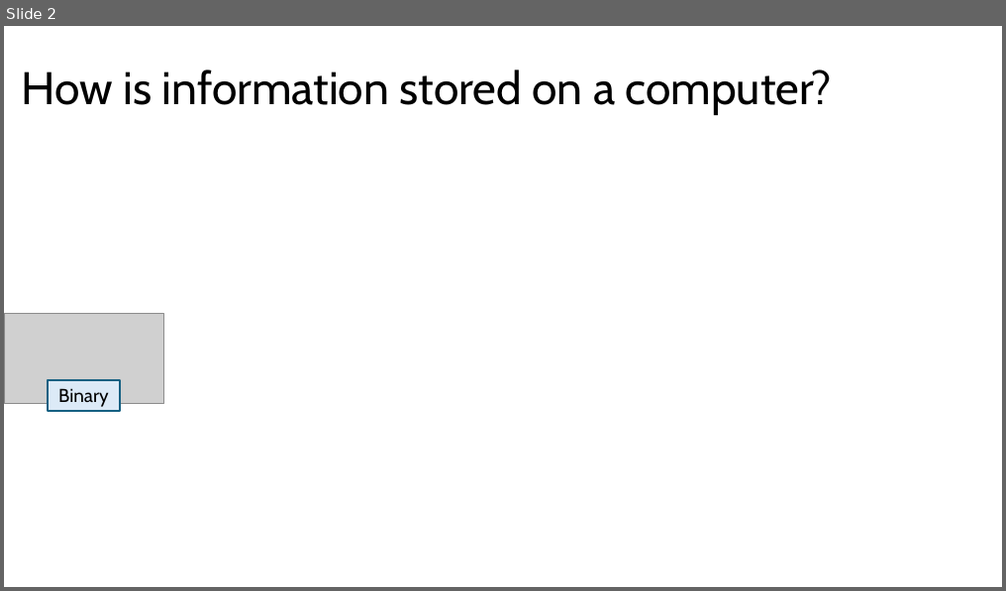
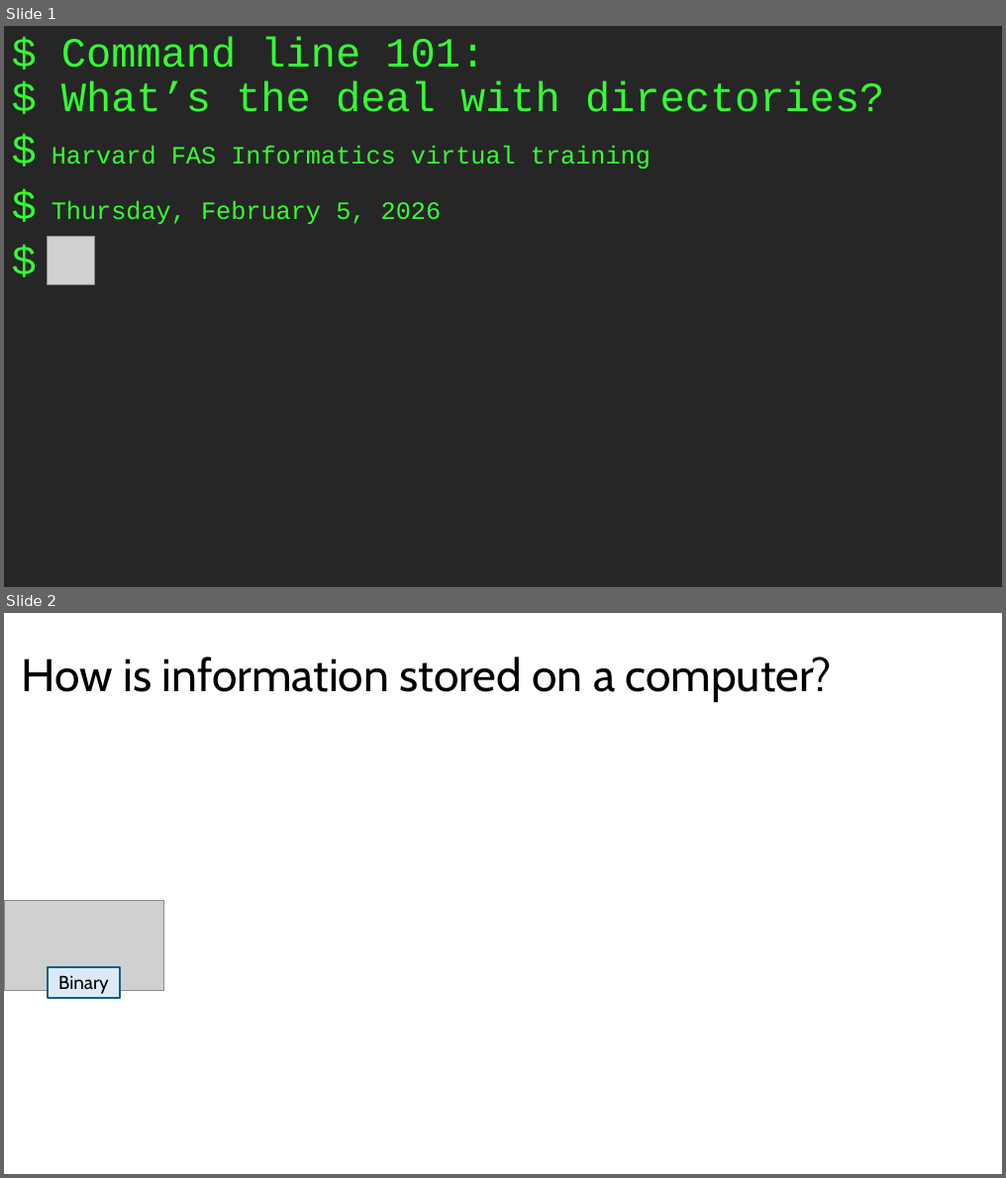
Before and after one commit to harvardinformatics/short-trainings, a slide deck: cmd-line-101/filesystems.pptx. Shown one above the other, each under a label of ours: slide 2 before the commit, slides 1 and 2 after it. The pictures are 1006x591 and 1006x1178 pixels, drawn with LibreOffice and Linux fonts; fonts in the diff are those of the drawing; grey boxes stand for pictures. Boxes give left, top, right and bottom in pixels: in the first picture for what was removed or moved away, otherwise in the second. Text is boxed around its words. In the diff, an @@ line names an element or a change of style, - is before the commit and + after.

Commit message:
more slides

```diff
--- a/cmd-line-101/filesystems.pptx
+++ b/cmd-line-101/filesystems.pptx
@@ slide 1 added at (4,26,1002,587), background #FFFFFF @@
@@ rectangle added at (4,26,1002,587), fill #262626 @@
@@ title added at (61,36,884,112), 40 pt, text #33FF33 @@
+$ Command line 101:
+$ What’s the deal with directories?
@@ subtitle added at (52,146,650,225), 24 pt, text #33FF33 @@
+$ Harvard FAS Informatics virtual training
+$ Thursday, February 5, 2026
+$
@@ picture added at (48,236,95,284) @@
```
Also in this commit, not shown: 10 slides changed, 8 other slides added, 6 slides removed.
